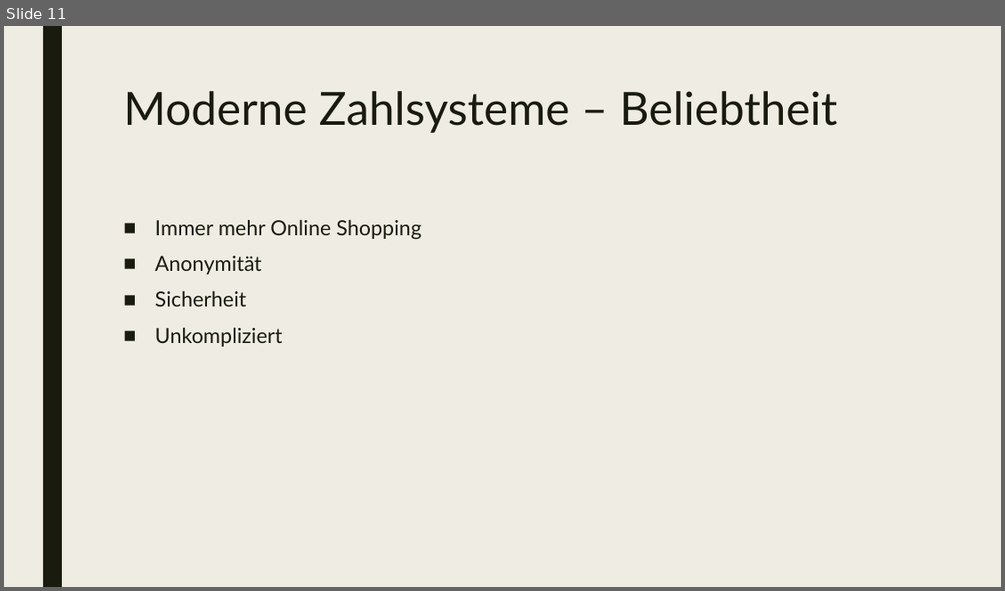
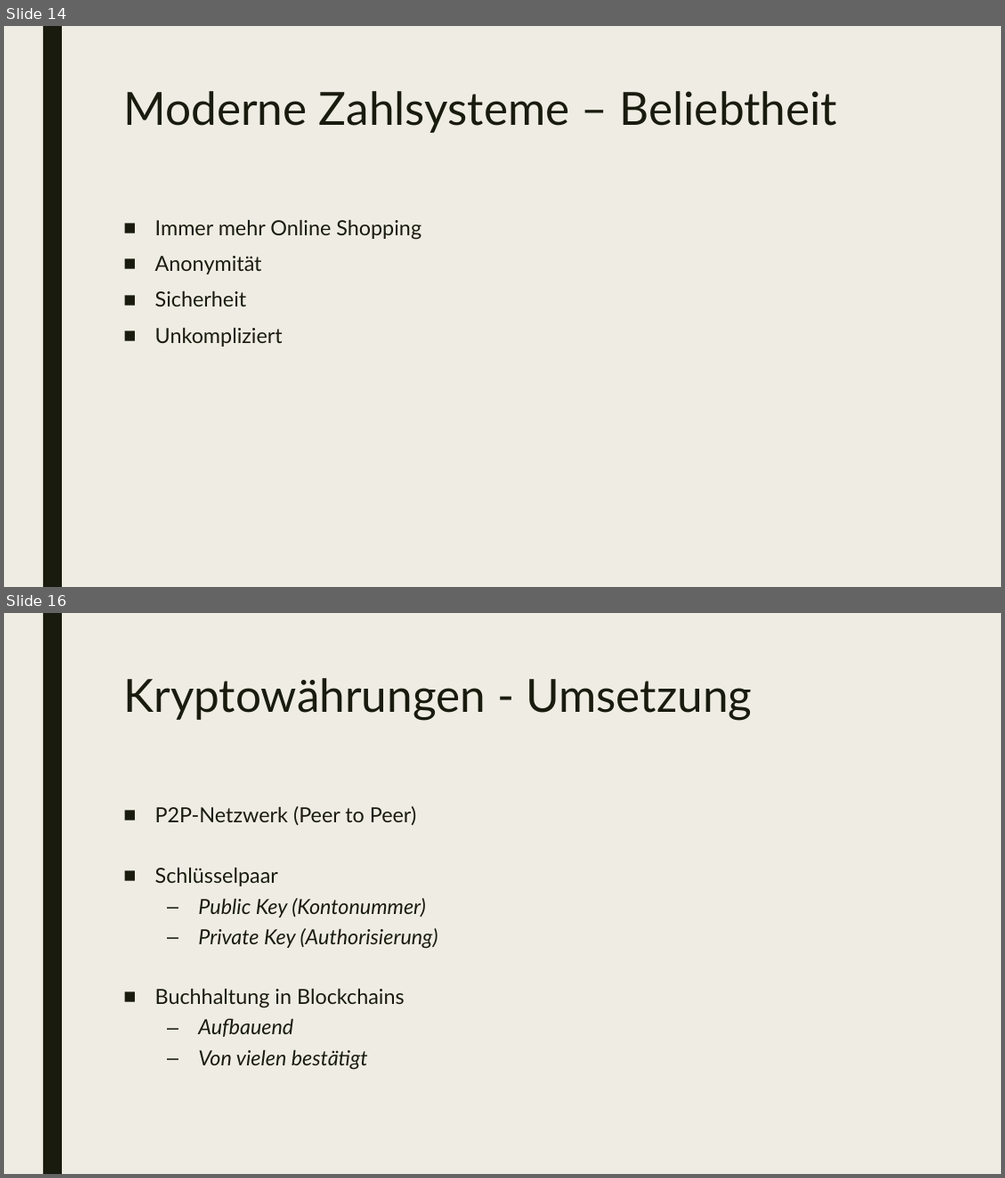
Before and after one commit to mwoelfer-tgm/ethik_presentation, a slide deck: presentation/Zahlungssysteme.pptx. Shown one above the other, each under a label of ours: slide 11 before the commit, slides 14 and 16 after it; the slides between them are not shown. The pictures are 1005x591 and 1005x1178 pixels, drawn with LibreOffice and Linux fonts; fonts in the diff are those of the drawing. Boxes give left, top, right and bottom in pixels: in the first picture for what was removed or moved away, otherwise in the second. Text is boxed around its words. In the diff, an @@ line names an element or a change of style, - is before the commit and + after.

```diff
--- a/presentation/Zahlungssysteme.pptx
+++ b/presentation/Zahlungssysteme.pptx
@@ slide 16 added at [4, 613, 1001, 1174], background #EFEDE3; not listed: 1 template element that a slide beside it also shows @@
@@ title added at [123, 678, 752, 720], 44 pt, text #191B0E @@
+Kryptowährungen - Umsetzung
@@ text added at [155, 806, 438, 1070], 20 pt, text #191B0E, italic @@
+■ P2P-Netzwerk (Peer to Peer)
+■ Schlüsselpaar
+  – Public Key (Kontonummer)
+  – Private Key (Authorisierung)
+■ Buchhaltung in Blockchains
+  – Aufbauend
+  – Von vielen bestätigt
@@ what was slide 11 is now slide 14 @@
```
Also in this commit, not shown: 1 slide changed, 8 other slides added, 1 slide removed, 1 other file.
